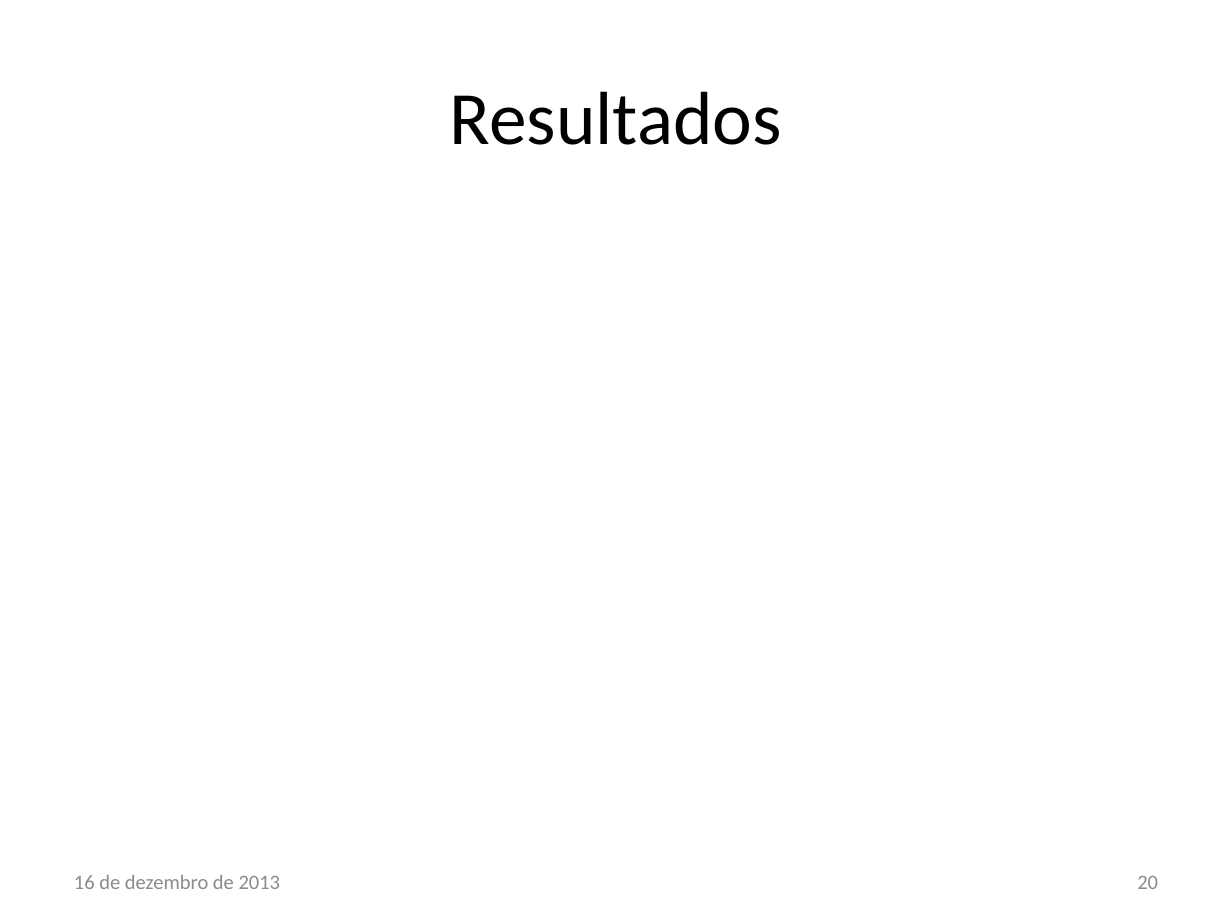
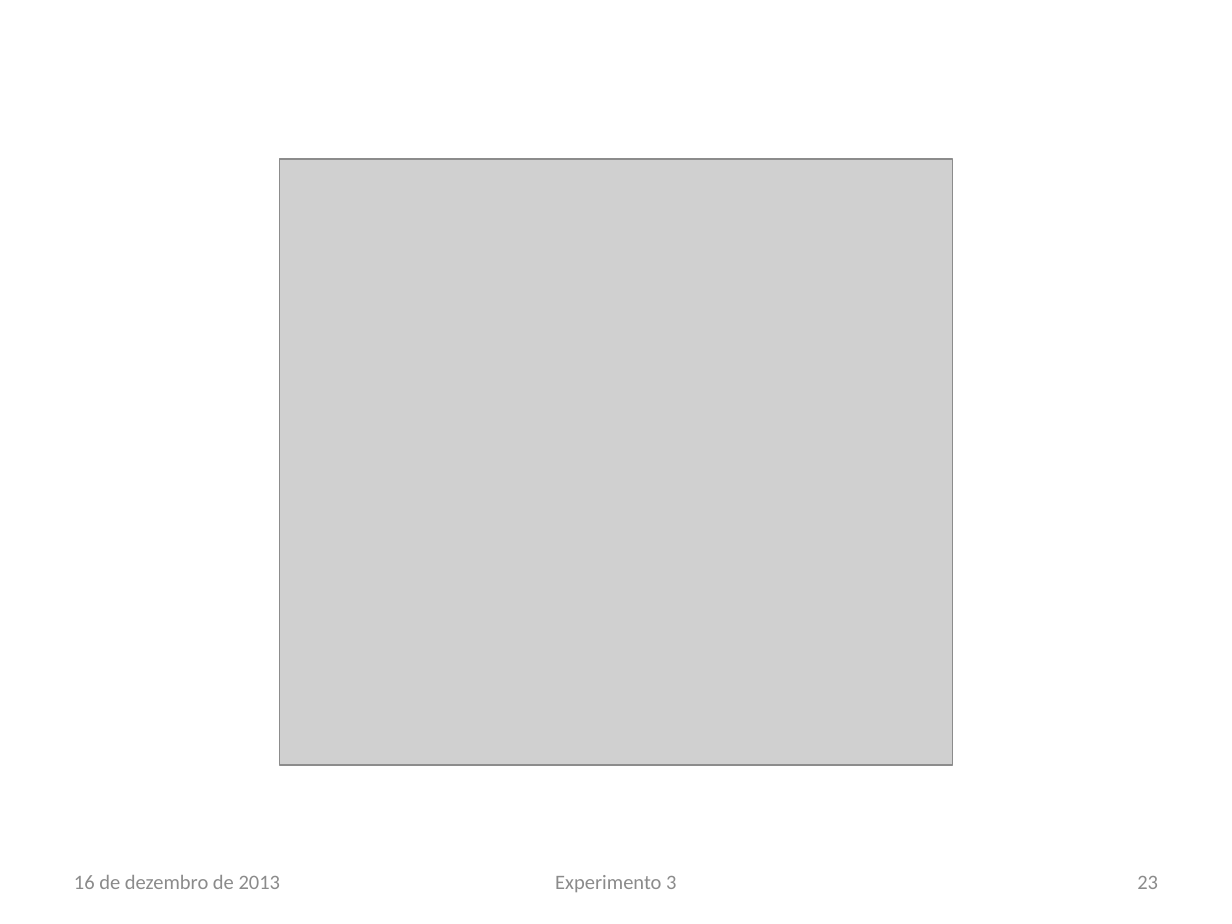
Before and after one commit to lsoliveira459/tg2, a slide deck: slide 23 of Apresentação/Estudo e Implementação de Reconfiguração Dinâmica.pptx (slide 20 before the commit). Drawn at 1232x924 pixels with LibreOffice and Linux fonts; fonts in the diff are those of the drawing; grey boxes stand for pictures; background and template pictures are left out. Boxes give left, top, right and bottom in pixels: in the first picture for what was removed or moved away, otherwise in the second. Text is boxed around its words. In the diff, an @@ line names an element or a change of style, - is before the commit and + after.

Commit message:
update apresentação

```diff
--- a/Apresentação/Estudo e Implementação de Reconfiguração Dinâmica.pptx
+++ b/Apresentação/Estudo e Implementação de Reconfiguração Dinâmica.pptx
@@ title removed at [450, 91, 782, 145] @@
-Resultados
@@ picture added at [280, 159, 952, 765] @@
@@ text added at [555, 875, 676, 892], 12 pt, text #8C8C8C @@
+Experimento 3
@@ page number at [1137, 876, 1158, 889]: text changed @@
-20
+23
```
Also in this commit, not shown: 3 other slides changed, 4 slides added, 5 other files.
